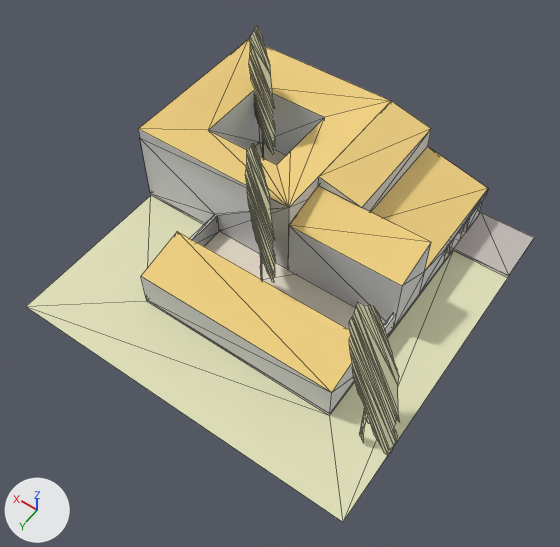
Two versions of the OBJ model assets/stl_export/ww2r.obj, one commit apart.
Rendered twice from a 50 mm lens placed at (-22.5, 32.6, 50.1), pointed at (-1.7, 3.5, 4.5). Arrows for +X, +Y and +Z are at lower left; the lights stay in place. The picture after the commit comes second. Mesh edges are drawn as thin lines. Where no turn or scale is listed for an object, it has been applied to the vertices. Vertices at exactly the same position are counted once.

Objects in the first picture: 'ww2r'.
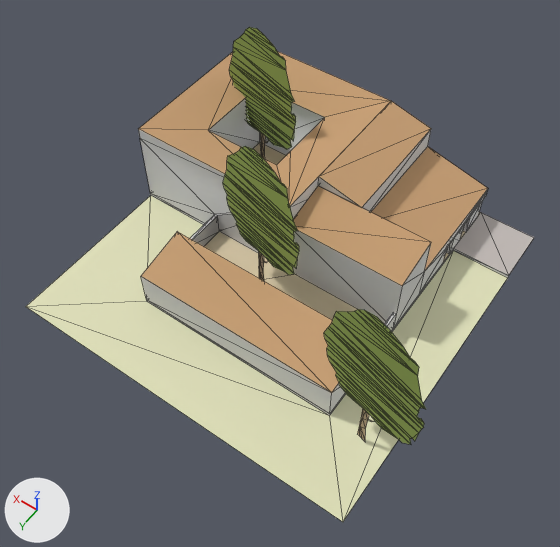
The change, as JSON lines over the scene's bpy script:
```json
{"op": "set", "path": "mat_cortyard.base_color", "old": "(0.878, 0.792, 0.651)", "new": "(0.757, 0.639, 0.427)", "note": "pale yellow #f1e6d3 -> beige #e2d1af"}
{"op": "set", "path": "mat_material.base_color", "old": "(0.878, 0.639, 0.224)", "new": "(0.577, 0.349, 0.176)", "note": "yellow #f1d182 -> brown #c89f74"}
{"op": "add", "block": "mat_straw", "code": ["mat_straw = principled_material('straw')", "mat_straw.base_color = (0.447, 0.333, 0.204)  # beige #b29c7d", "mat_straw.roughness = 1.0"]}
{"op": "add", "block": "mat_tree", "code": ["mat_tree = principled_material('tree')", "mat_tree.base_color = (0.294, 0.4, 0.0902)  # green #94aa55", "mat_tree.roughness = 1.0"]}
{"block": "me_ww2r", "where": "# used by ob_ww2r; location = (0.0, 0.0, 0.0)"}
{"op": "remove", "block": "me_ww2r", "code": "me_ww2r.from_pydata(...)  # 291 vertices, 369 faces; spans x -16.2..15.0, y -15.0..15.0, z -0.3..14.4"}
{"op": "add", "block": "me_ww2r", "code": "me_ww2r.from_pydata(...)  # 291 vertices, 369 faces; spans x -17.1..15.0, y -15.0..15.0, z -0.3..14.4"}
{"block": "me_ww2r", "change": "me_ww2r part 1"}
{"block": "me_ww2r", "change": "42 vertices are removed from x -16.1..11.6, y -10.8..11.9, z 10.2..14.4"}
{"block": "me_ww2r", "change": "42 faces are deleted"}
{"block": "me_ww2r", "change": "12 vertices in x -16.2..5.7, y -6.0..12.0, z 5.9..8.8 move by (-0.8, -1.6, 0.0)"}
{"block": "me_ww2r", "change": "9 vertices in x -9.9..11.9, y -11.1..6.9, z 6.1..10.0 move by (0.8, 1.5, 0.0)"}
{"block": "me_ww2r", "change": "9 vertices in x -13.3..8.5, y -8.3..9.7, z 0.0..3.9 move by (-0.1, -0.2, 0.0)"}
{"block": "me_ww2r", "change": "8 vertices in x -12.6..9.1, y -8.8..9.1, z 0.0..3.9 move by (0.0, 0.1, 0.0)"}
{"block": "me_ww2r", "change": "8 vertices in x -15.9..5.8, y -6.1..11.8, z 5.2..10.0 move by (-0.8, -1.5, 0.0)"}
{"block": "me_ww2r", "change": "7 vertices in x -12.6..9.1, y -8.8..9.1, z 0.0..3.9 move by (0.1, 0.1, 0.0)"}
{"block": "me_ww2r", "change": "88 vertices move from x -16.2..12.3, y -11.4..12.1, z 0.0..11.0 to x -17.1..13.1, y -9.7..10.4, z 0.0..11.0"}
{"block": "me_ww2r", "change": "42 vertices are added at x -16.9..12.2, y -9.5..10.3, z 10.2..14.4"}
{"block": "me_ww2r", "change": "42 new faces join them, mat_tree (green #94aa55)"}
{"block": "me_ww2r", "change": "me_ww2r part 2: 108 faces spanning x -17.1..13.1, y -9.7..10.4, z 3.7..11.0 switch from mat_w (beige #e2e2bc) to mat_tree (green #94aa55)"}
{"block": "me_ww2r", "change": "me_ww2r part 3: 54 faces spanning x -13.7..9.2, y -8.7..9.5, z 0.0..3.9 switch from mat_w (beige #e2e2bc) to mat_straw (beige #b29c7d)"}
```

Pixel boxes [x1, y1, x2, y2] of what changed, in the pictures (560 x 547 px; the box of a moved part takes in the faces that stretch with it):
```json
{"object": "ww2r", "change": "recoloured, reshaped", "before": [26, 26, 534, 522], "after": [26, 27, 534, 522], "on screen": "yellow to brown"}
{"part": 1, "of": "me_ww2r", "change": "moved or reshaped", "before": [247, 26, 400, 422], "after": [227, 27, 426, 409]}
{"part": 2, "of": "me_ww2r", "change": "recoloured", "before": [245, 42, 398, 455], "after": [223, 47, 424, 444]}
{"part": 3, "of": "me_ww2r", "change": "recoloured", "before": [260, 134, 368, 439], "after": [260, 134, 368, 439]}
```
